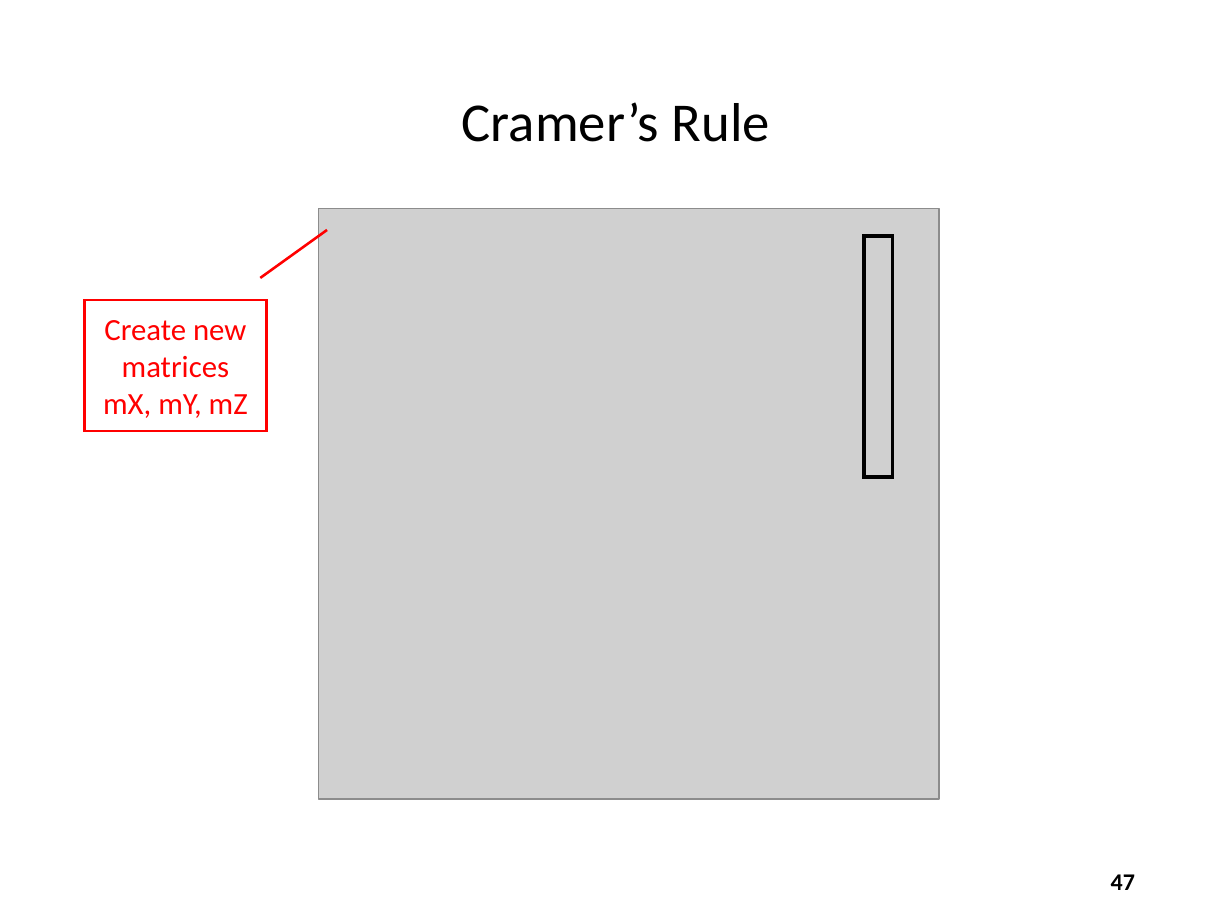
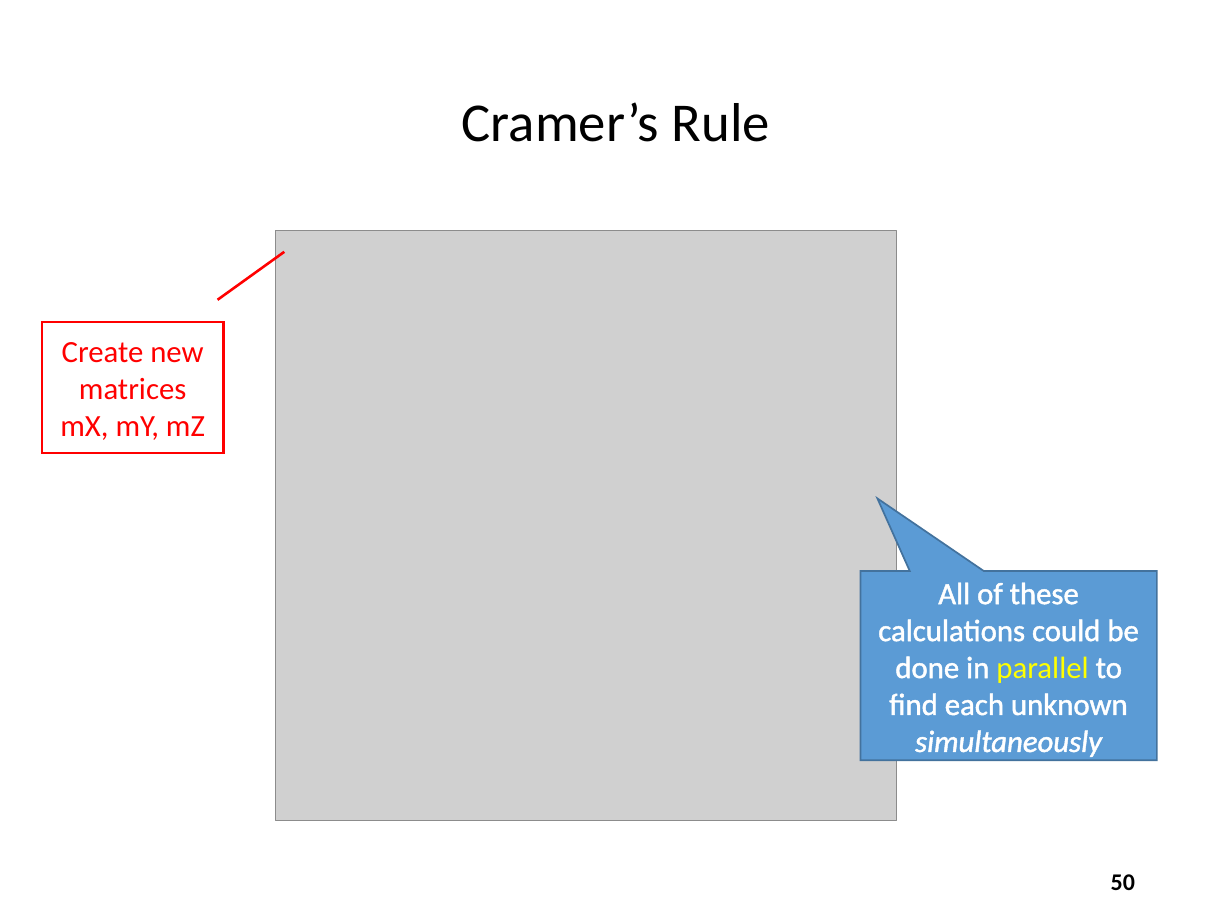
Before and after one commit to dbiersach/scicomp301-cpp-linux, a slide deck: slide 50 of session10/Session 10 - Matrix Algebra, Number Theory.pptx (slide 47 before the commit). Drawn at 1232x924 pixels with LibreOffice and Linux fonts; fonts in the diff are those of the drawing; grey boxes stand for pictures. Boxes give left, top, right and bottom in pixels: in the first picture for what was removed or moved away, otherwise in the second. Text is boxed around its words. In the diff, an @@ line names an element or a change of style, - is before the commit and + after.

```diff
--- a/session10/Session 10 - Matrix Algebra, Number Theory.pptx
+++ b/session10/Session 10 - Matrix Algebra, Number Theory.pptx
@@ picture: place and size @@
-picture at (318, 208, 939, 798)
+picture at (276, 230, 897, 821)
@@ rectangle removed at (864, 235, 892, 477) @@
@@ border callout "Create new matrices mX, mY, ...": place and size @@
-border callout "Create new matrices mX, mY, ..." at (85, 301, 266, 431)
+border callout "Create new matrices mX, mY, ..." at (42, 322, 223, 452)
@@ speech box added at (860, 572, 1157, 761), fill #5B9BD5, outline #43739E 1 pt, 18 pt, text #FFFFFF @@
+All of these calculations could be done in parallel to find each unknown simultaneously
@@ page number at (1111, 874, 1135, 890): text changed @@
-47
+50
```
Also in this commit, not shown: 16 other slides changed, 3 slides added, 1 other file.
